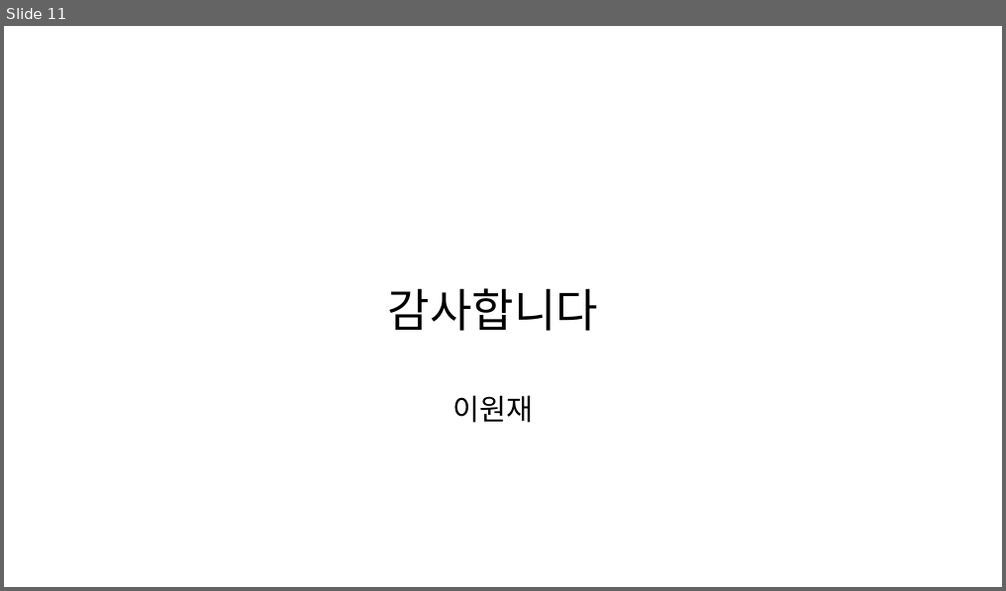
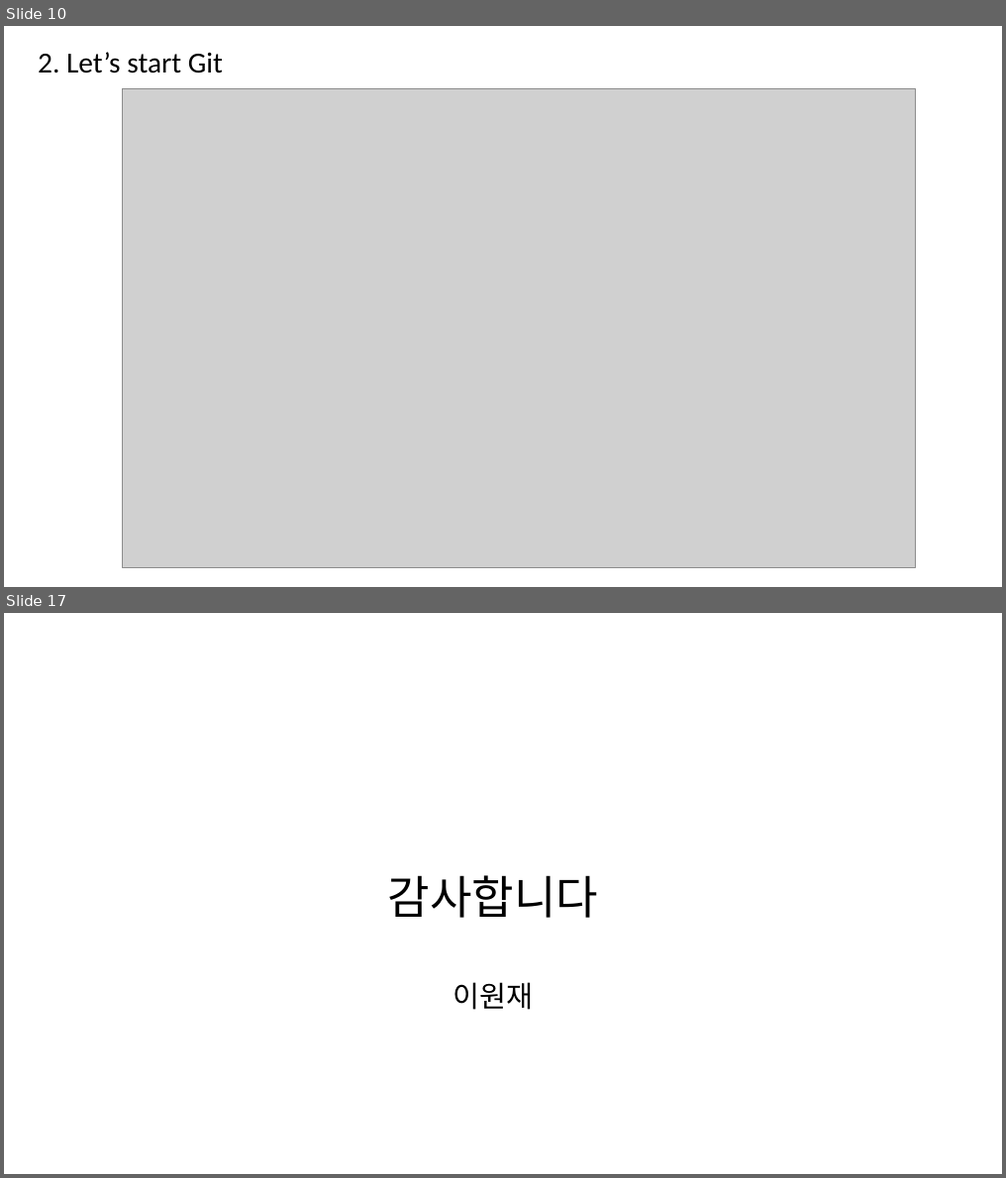
Before and after one commit to wonjaeL/how-to-use-git, a slide deck: ppt.pptx. Shown one above the other, each under a label of ours: slide 11 before the commit, slides 10 and 17 after it; the slides between them are not shown. The pictures are 1006x591 and 1006x1178 pixels, drawn with LibreOffice and Linux fonts; fonts in the diff are those of the drawing; grey boxes stand for pictures. Boxes give left, top, right and bottom in pixels: in the first picture for what was removed or moved away, otherwise in the second. Text is boxed around its words. In the diff, an @@ line names an element or a change of style, - is before the commit and + after.

```diff
--- a/ppt.pptx
+++ b/ppt.pptx
@@ slide 10 added at (4,26,1002,587), background #FFFFFF @@
@@ text added at (38,52,223,74), 28 pt, text #000000 @@
+2. Let’s start Git
@@ picture added at (122,88,916,568) @@
@@ what was slide 11 is now slide 17 @@
```
Also in this commit, not shown: 7 slides changed, 8 other slides added, 3 slides removed.
